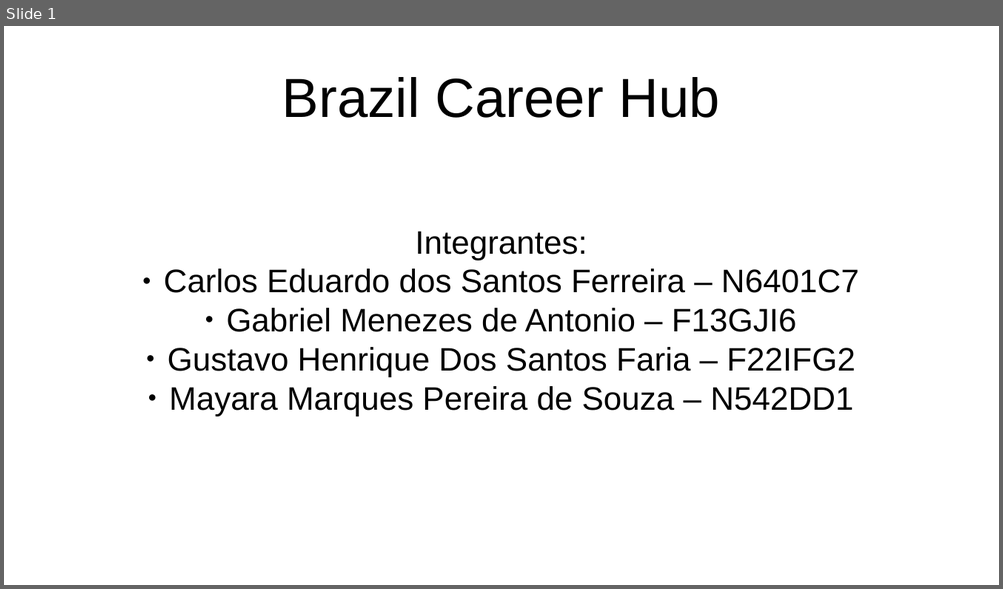
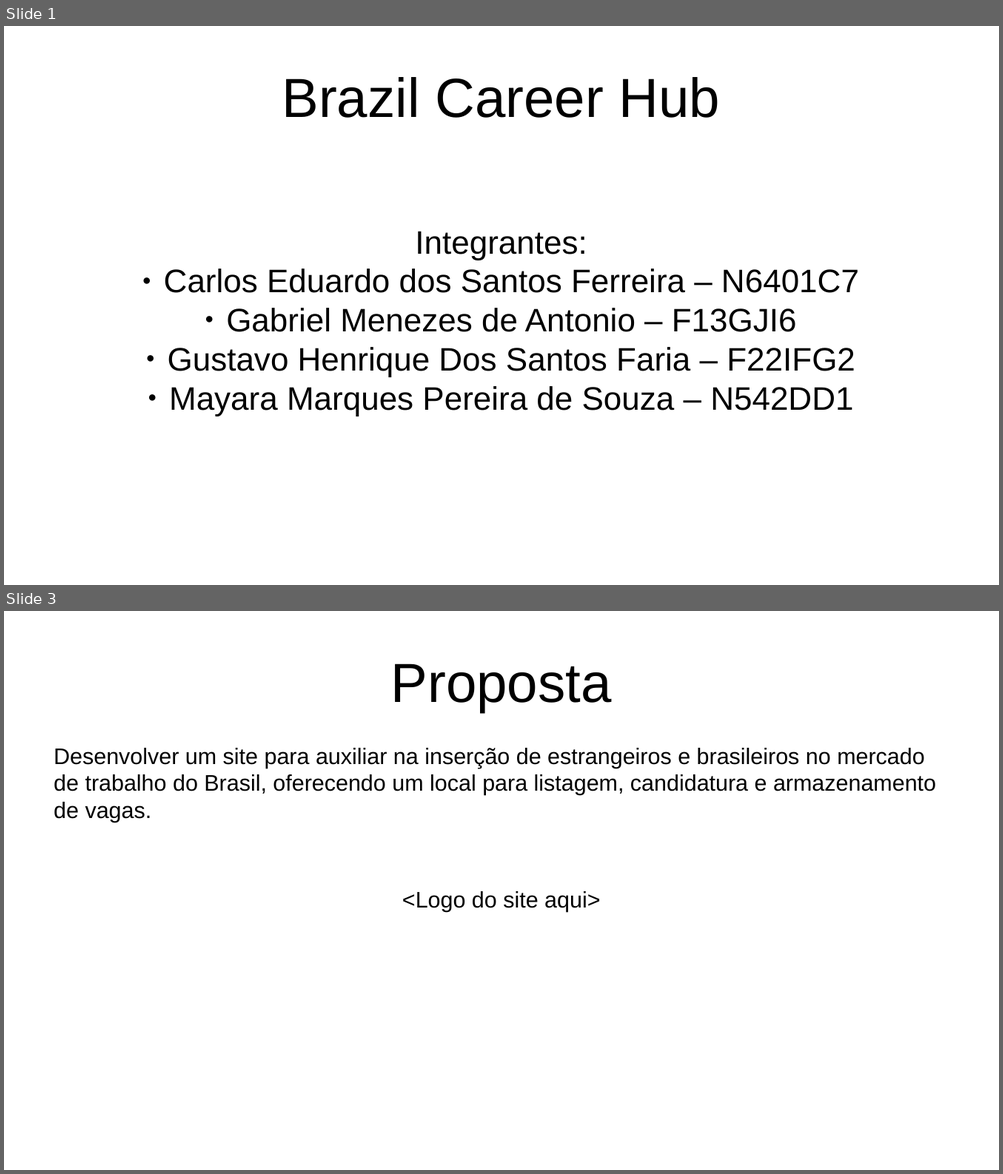
Before and after one commit to TR0NZ0D/Brazil-Career-Hub, a slide deck: Files/TCC - Final/Apresentacao_Final.pptx. Shown one above the other, each under a label of ours: slide 1 before the commit, slides 1 and 3 after it; the slides between them are not shown. The pictures are 1003x589 and 1003x1174 pixels, drawn with LibreOffice and Linux fonts; fonts in the diff are those of the drawing. Boxes give left, top, right and bottom in pixels: in the first picture for what was removed or moved away, otherwise in the second. Text is boxed around its words. In the diff, an @@ line names an element or a change of style, - is before the commit and + after.

```diff
--- a/Files/TCC - Final/Apresentacao_Final.pptx
+++ b/Files/TCC - Final/Apresentacao_Final.pptx
@@ slide 3 added at [4, 611, 999, 1170], background #FFFFFF @@
@@ title added at [391, 664, 612, 712], 44 pt, text #000000 @@
+Proposta
@@ text added at [54, 748, 936, 912], 18 pt, text #000000 @@
+Desenvolver um site para auxiliar na inserção de estrangeiros e brasileiros no mercado de trabalho do Brasil, oferecendo um local para listagem, candidatura e armazenamento de vagas.
+<Logo do site aqui>
```
Also in this commit, not shown: 2 slides changed, 6 other slides added, 4 slides removed.
